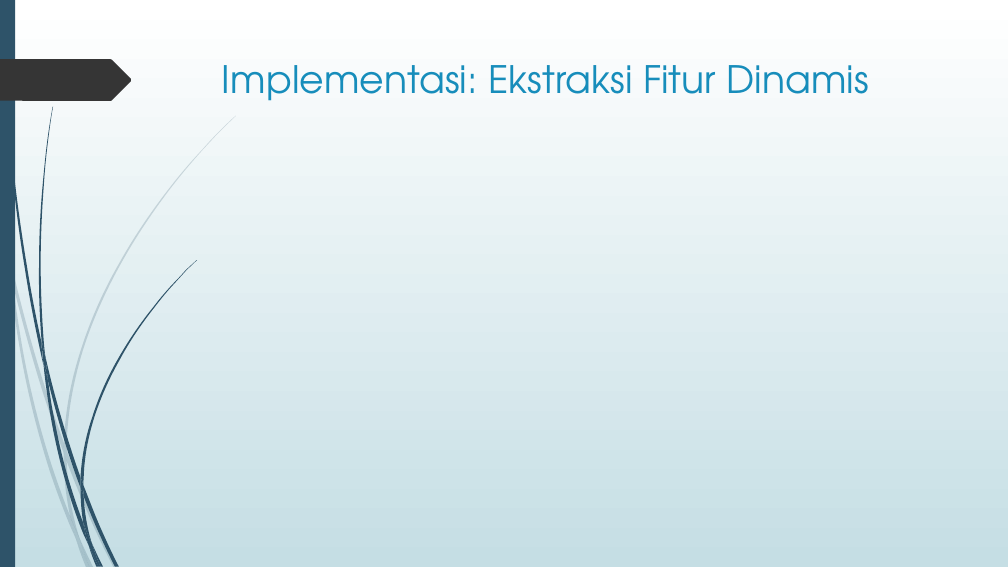
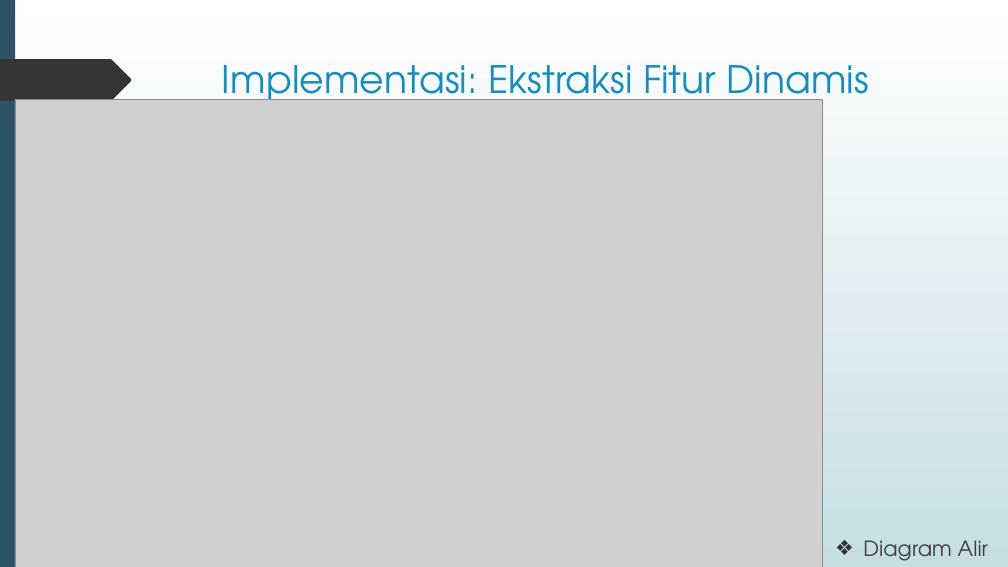
Before and after one commit to yahya1311/TAkisgan, a slide deck: slide 12 of Laporan/Presentasi Sidang.pptx. Drawn at 1008x567 pixels with LibreOffice and Linux fonts; fonts in the diff are those of the drawing; grey boxes stand for pictures. Boxes give left, top, right and bottom in pixels: in the first picture for what was removed or moved away, otherwise in the second. Text is boxed around its words. In the diff, an @@ line names an element or a change of style, - is before the commit and + after.

```diff
--- a/Laporan/Presentasi Sidang.pptx
+++ b/Laporan/Presentasi Sidang.pptx
@@ picture added at <box>15,99,823,567</box> @@
@@ freeform shape removed at <box>64,116,236,451</box> @@
@@ freeform shape removed at <box>64,443,67,461</box> @@
@@ freeform shape removed at <box>64,453,79,538</box> @@
@@ group removed at <box>39,107,197,546</box>: 7 freeform shapes @@
@@ text added at <box>863,540,988,561</box>, 20 pt, text #404040 @@
+❖ Diagram Alir
```
Also in this commit, not shown: 7 other slides changed, 10 slides added, 1 slide removed, 9 other files.
